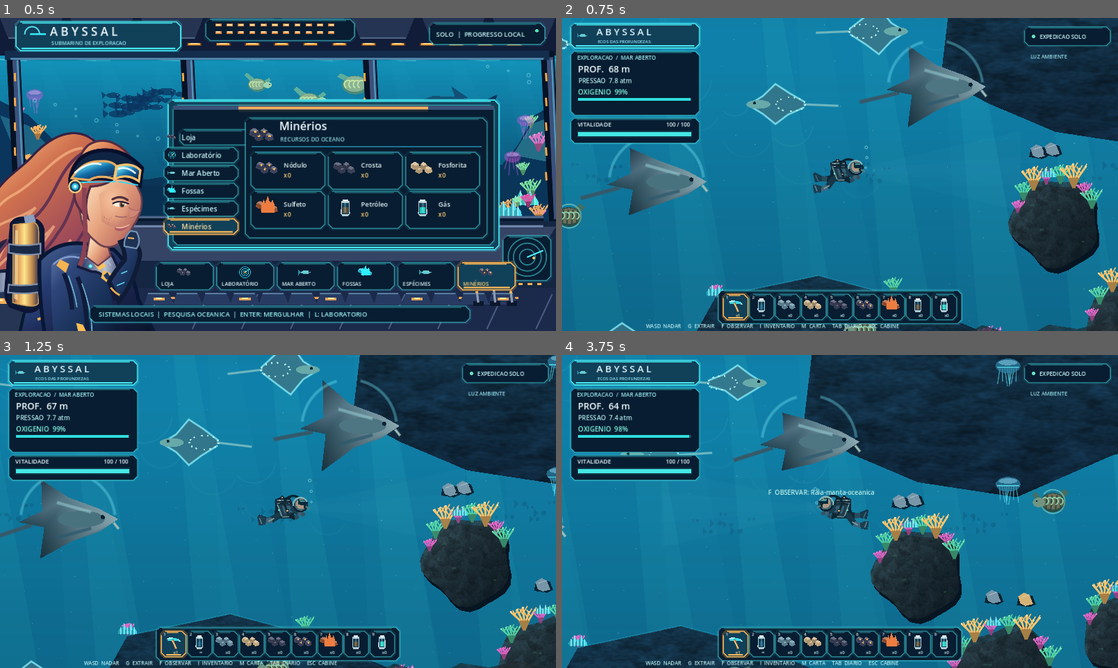
Above: before the commit, frames 1-4 (two rows, left to right).
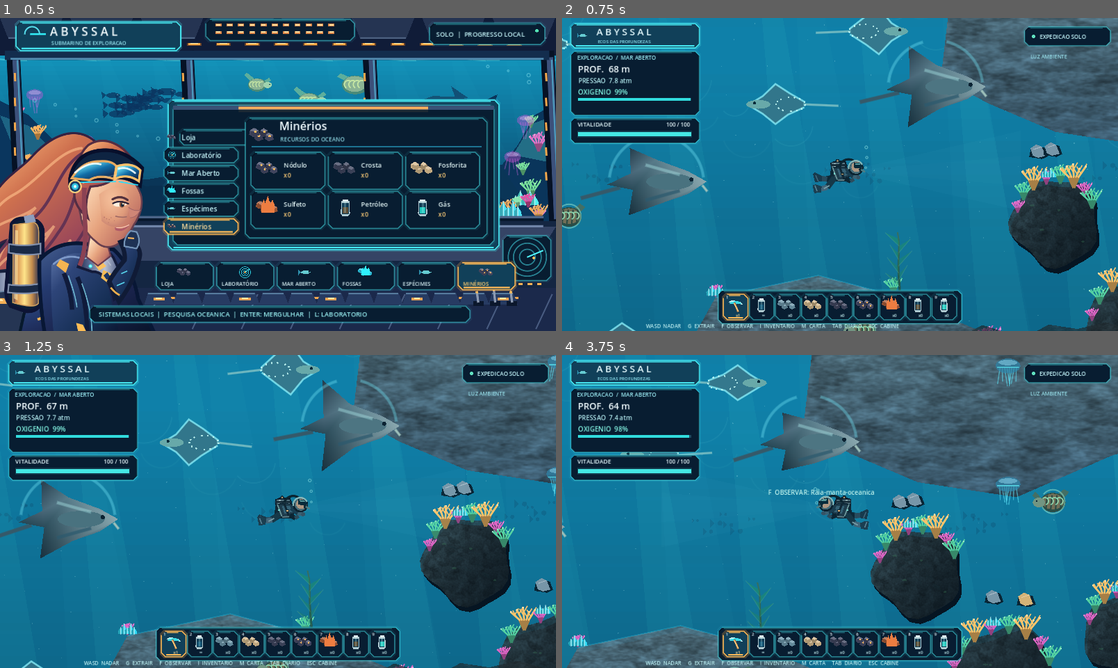
Above: after the commit, the same moments.

Repository: Esaneto/Abyssal
Game: Godot game, scene res://scenes/main.tscn
Same seed, same stepped clock (60 frames per second), same inputs: the game is played once before the commit and once after it.
Inputs (mouse positions are in pixels of both pictures, inside the frame that each line leads up to):
- Up to frame 1 (0.5 s): no input
- Up to frame 2 (0.75 s): tap Enter at 0.5 s; move the mouse to (962, 158) at 0.52 s; hold D (move_right) from 0.53 s (still down); hold G (extract) from 0.53 s (still down); click (962, 158) at 0.67 s
- Up to frame 3 (1.25 s): keep holding D (move_right); keep holding G (extract); tap Space at 0.77, 1.07 s
- Up to frame 4 (3.75 s): release D (move_right) at 1.25 s; release G (extract) at 1.25 s; drag from (728, 527) to (812, 574) at 1.27 s; move the mouse to (895, 442) at 2.02 s; hold D (move_right) 2.03-2.75 s; tap 1 at 2.1 s; drag from (812, 574) to (673, 464) at 2.77 s; move the mouse to (1006, 558) at 3.52 s; hold A (move_left) from 3.53 s (still down); tap R at 3.6 s

Frame 1 is identical in both runs. In frame 2, 10% of the frame differs, in the area x 24-100%, y 0-100%; in frame 3, 13%; in frame 4, 23%, in the area x 0-100%, y 0-100%.

Commit message:
art(godot): brighten detailed cliff facets and add long waving kelp to solid reef ledges

Diff:
--- a/godot-client/scripts/native_reef_art.gd
+++ b/godot-client/scripts/native_reef_art.gd
@@ -71,7 +71,7 @@
 	var palette := PackedColorArray()
 	for vertex in points:
 		var t := clampf((bounds.end.y-vertex.y)/maxf(1.0,bounds.size.y),0.0,1.0)
-		palette.append(Color("#152f4a").lerp(Color("#2d6887"),clampf(0.14+t*0.60+light*0.22,0.0,0.82)))
+		palette.append(Color("#527b9b").lerp(Color("#aed0d4"),clampf(0.18+t*0.51+light*0.25,0.0,0.88)))
 	var uvs := PackedVector2Array()
 	for vertex in points:
 		uvs.append((vertex-bounds.position)/Vector2(maxf(1,bounds.size.x),maxf(1,bounds.size.y)))
@@ -82,6 +82,9 @@
 		var b: Vector2 = points[i+1]
 		if b.y-a.y<65.0 and b.y-a.y>-75.0 and b.x-a.x>0:
 			c.draw_line(a,b,Color(0.16,0.83,0.97,0.10+light*0.23),2.2,true)
+			# Thin lit shelf bevel remains within the polygon's silhouette.
+			UI.poly(c,[a,b,b+Vector2(-3.0,14.0),a+Vector2(3.0,14.0)],
+				Color(0.23,0.62,0.78,0.05+light*0.11))
 
 static func gardens(c: Node2D, area: Rect2, t: float) -> void:
 	# Biological growth attaches to physical stone, and becomes sparse in darkness.
@@ -138,6 +141,8 @@
 				continue
 			UI.coral(c,v+Vector2(0,-3),34.0+float(i%3)*15.0,
 				PINK if i%2==0 else JADE,t,v.x*0.01)
+			if i%2==1:
+				OriginalArt.kelp_frond(c,v.x+16.0,v.y-5.0,120.0+float(i%3)*34.0,t,v.x*0.014)
 		var top := polygon[1]
 		UI.crystal(c,top+Vector2(0,-4),0.85,Color("#31d9f4"))
 
